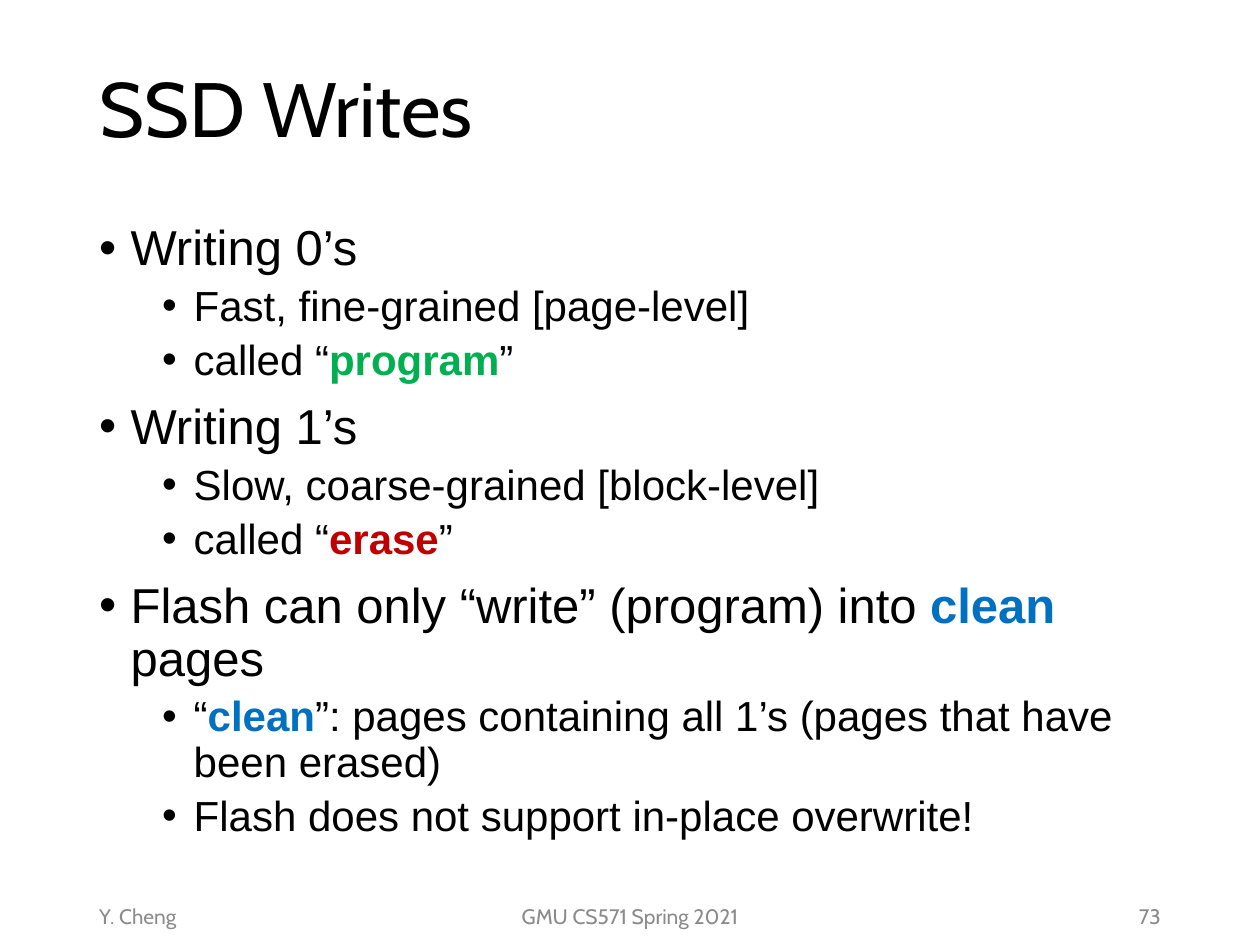
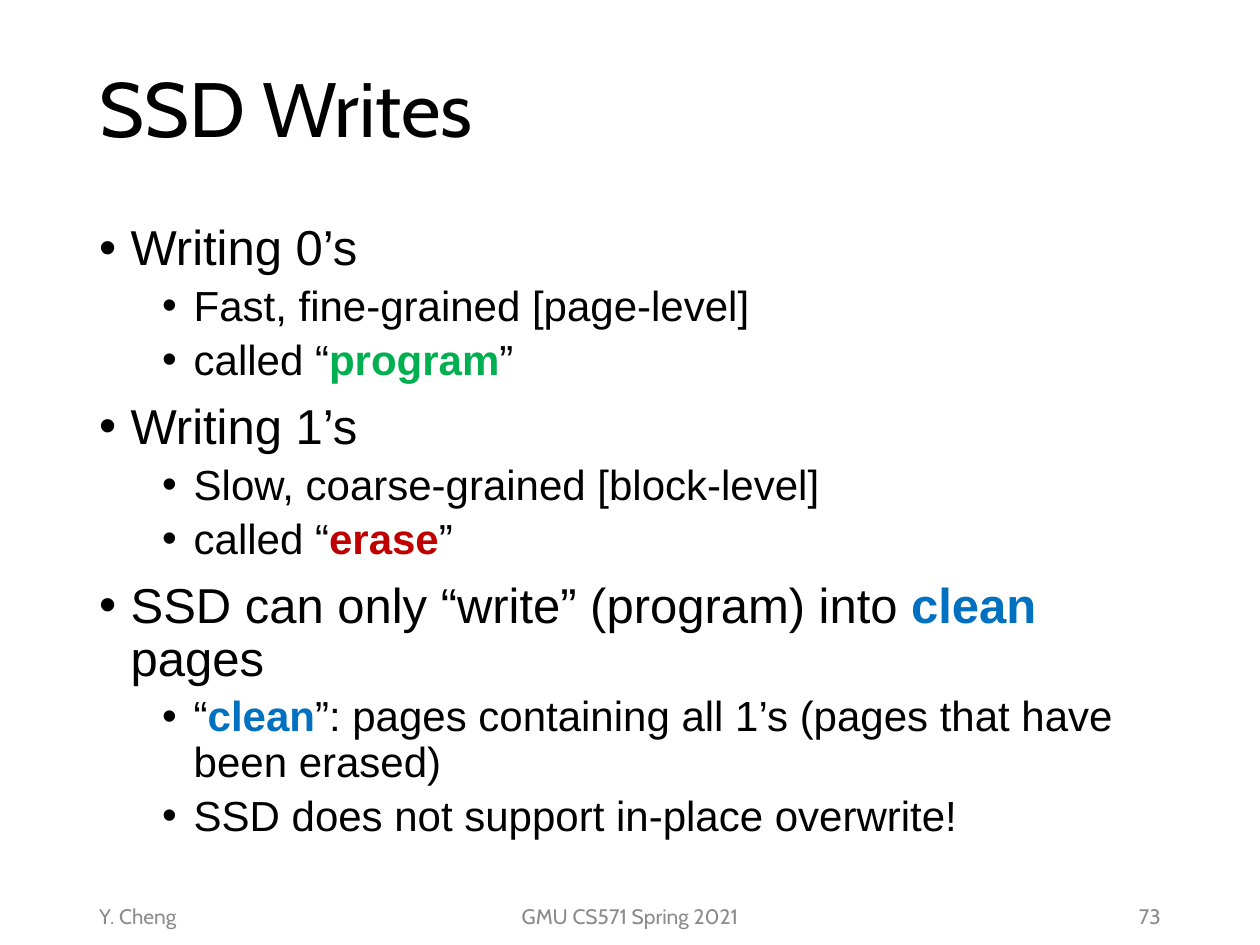
Before and after one commit to tddg/cs571-spring21, a slide deck: slide 73 of public/lecs/lec9-persis-hdd-ssd.pptx. Drawn at 1260x945 pixels with LibreOffice and Linux fonts; fonts in the diff are those of the drawing. Boxes give left, top, right and bottom in pixels: in the first picture for what was removed or moved away, otherwise in the second. Text is boxed around its words. In the diff, an @@ line names an element or a change of style, - is before the commit and + after.

Commit message:
minor

```diff
--- a/public/lecs/lec9-persis-hdd-ssd.pptx
+++ b/public/lecs/lec9-persis-hdd-ssd.pptx
@@ text at (x1=131, y1=587, x2=1036, y2=686): text changed @@
-• Flash can only “write” (program) into clean pages
+• SSD can only “write” (program) into clean pages
@@ text at (x1=194, y1=800, x2=957, y2=839): text changed @@
-  • Flash does not support in-place overwrite!
+  • SSD does not support in-place overwrite!
```
Also in this commit, not shown: 4 other slides changed.
